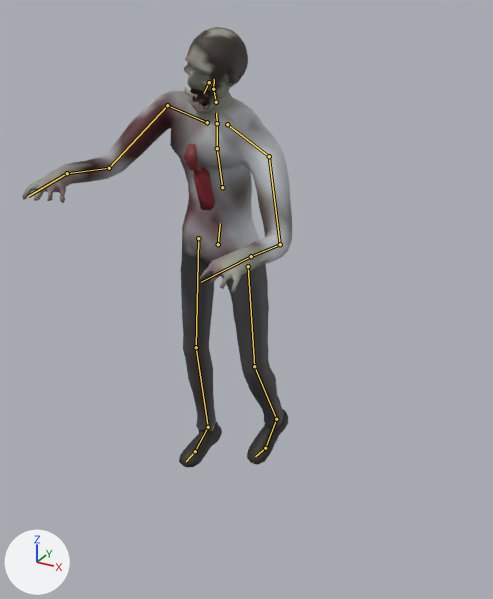
Renders of the glTF model assets/models/characters/zombie_walker_office.glb from each side of a commit.
The view is the same before and after, from a 50 mm lens placed at (1.24, -2.1, 1.81), pointed at (0.2, -0.2, 0.86). Arrows for +X, +Y and +Z are at lower left; the lights stay in place. The picture after the commit comes second. The bones that change, and the others that lie on the model, are drawn over the model as lines.

In view in the first picture: 'Walker_Office'.
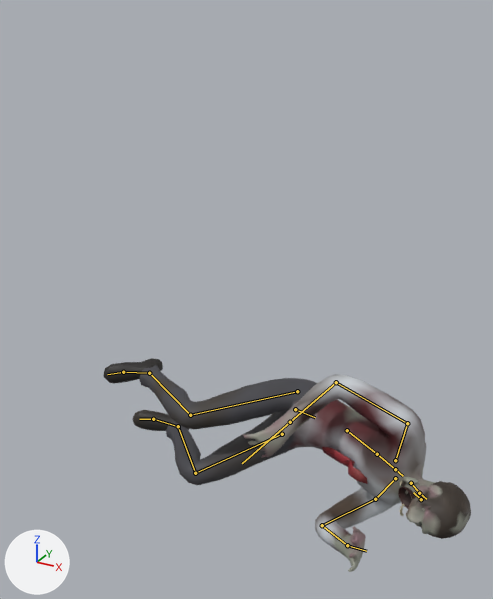
The newer file adds an action. The first version stands in its rest pose; the second is drawn at frame 27 of the action 'death_b'.

The edits, one by one:
Bone 'pelvis' (bone_pelvis) moves from (0.0, 0.0, 0.0) to (0.391, -0.658, -0.103).
Bone 'pelvis' (bone_pelvis) turns from (0, 0, 0) to (-6, -12, -85) degrees about its own x, y and z.
Bone 'spine_01' (bone_spine_01) turns from (0, 0, 0) to (6, 1, -1) degrees about its own x, y and z.
Bone 'spine_02' (bone_spine_02) turns from (0, 0, 0) to (4, 1, 1) degrees about its own x, y and z.
Bone 'upperarm_l' (bone_upperarm_l) turns from (0, 0, 0) to (-60, 2, -13) degrees about its own x, y and z.
Bone 'lowerarm_l' (bone_lowerarm_l) turns from (0, 0, 0) to (4, 0, -6) degrees about its own x, y and z.
Bone 'upperarm_r' (bone_upperarm_r) turns from (0, 0, 0) to (18, -20, -36) degrees about its own x, y and z.
Bone 'lowerarm_r' (bone_lowerarm_r) turns from (0, 0, 0) to (-10, 1, 6) degrees about its own x, y and z.
Bone 'neck_01' (bone_neck_01) turns from (0, 0, 0) to (1, 3, 5) degrees about its own x, y and z.
Bone 'Head' (bone_head) turns from (0, 0, 0) to (5, 15, 4) degrees about its own x, y and z.
Bone 'jaw' (bone_jaw) turns from (0, 0, 0) to (21, -10, -14) degrees about its own x, y and z.
Bone 'thigh_l' (bone_thigh_l) turns from (0, 0, 0) to (-50, -7, -3) degrees about its own x, y and z.
Bone 'calf_l' (bone_calf_l) turns from (0, 0, 0) to (70, 1, 3) degrees about its own x, y and z.
Bone 'foot_l' (bone_foot_l) turns from (0, 0, 0) to (20, -1, -4) degrees about its own x, y and z.
Bone 'thigh_r' (bone_thigh_r) turns from (0, 0, 0) to (-35, -1, -1) degrees about its own x, y and z.
Bone 'calf_r' (bone_calf_r) turns from (0, 0, 0) to (60, 0, 1) degrees about its own x, y and z.
Bone 'foot_r' (bone_foot_r) turns from (0, 0, 0) to (20, 0, 0) degrees about its own x, y and z.

Pixel boxes (x1, y1, x2, y2) of what changed, in the pictures (493 x 599 px):
'Walker_Office', posed (36% wider, 51% shorter): before (22, 27, 292, 467); after (103, 358, 471, 572)
bone 'pelvis', root to tip: before (218, 244) to (220, 223); after (295, 409) to (315, 417)
bone 'spine_01', root to tip: before (222, 187) to (217, 148); after (347, 430) to (377, 454)
bone 'spine_02', root to tip: before (217, 148) to (217, 123); after (377, 454) to (395, 469)
bone 'upperarm_l', root to tip: before (269, 156) to (280, 244); after (375, 499) to (322, 525)
bone 'lowerarm_l', root to tip: before (280, 244) to (251, 256); after (322, 525) to (347, 545)
bone 'upperarm_r', root to tip: before (167, 105) to (109, 168); after (407, 423) to (336, 382)
bone 'lowerarm_r', root to tip: before (109, 168) to (67, 173); after (336, 382) to (290, 422)
bone 'neck_01', root to tip: before (216, 102) to (213, 89); after (411, 483) to (419, 493)
bone 'Head', root to tip: before (213, 89) to (214, 79); after (419, 493) to (426, 499)
bone 'jaw', root to tip: before (209, 82) to (204, 93); after (421, 499) to (413, 492)
bone 'thigh_l', root to tip: before (248, 266) to (254, 366); after (282, 434) to (195, 473)
bone 'calf_l', root to tip: before (254, 366) to (276, 419); after (195, 473) to (178, 426)
bone 'foot_l', root to tip: before (276, 419) to (265, 448); after (178, 426) to (153, 419)
bone 'thigh_r', root to tip: before (198, 238) to (196, 347); after (297, 391) to (190, 415)
bone 'calf_r', root to tip: before (196, 347) to (208, 427); after (190, 415) to (149, 373)
bone 'foot_r', root to tip: before (208, 427) to (195, 451); after (149, 373) to (123, 372)
